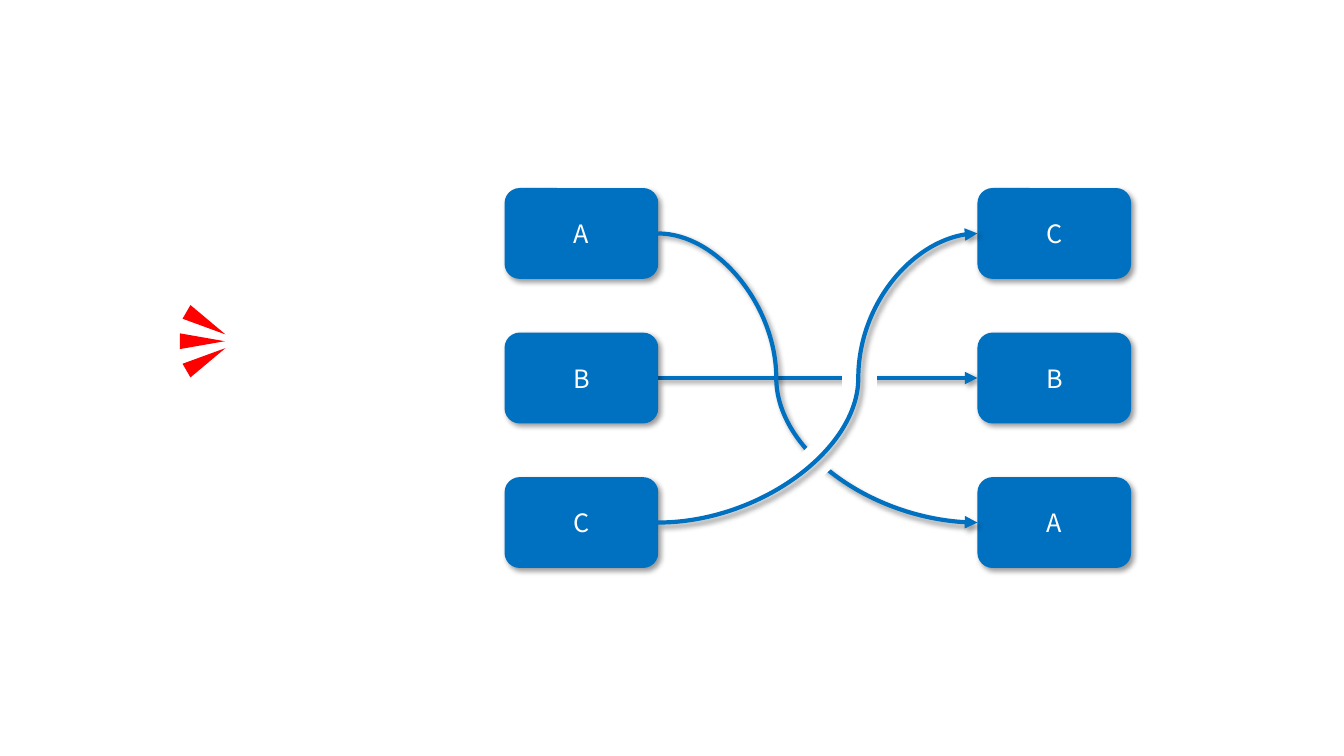
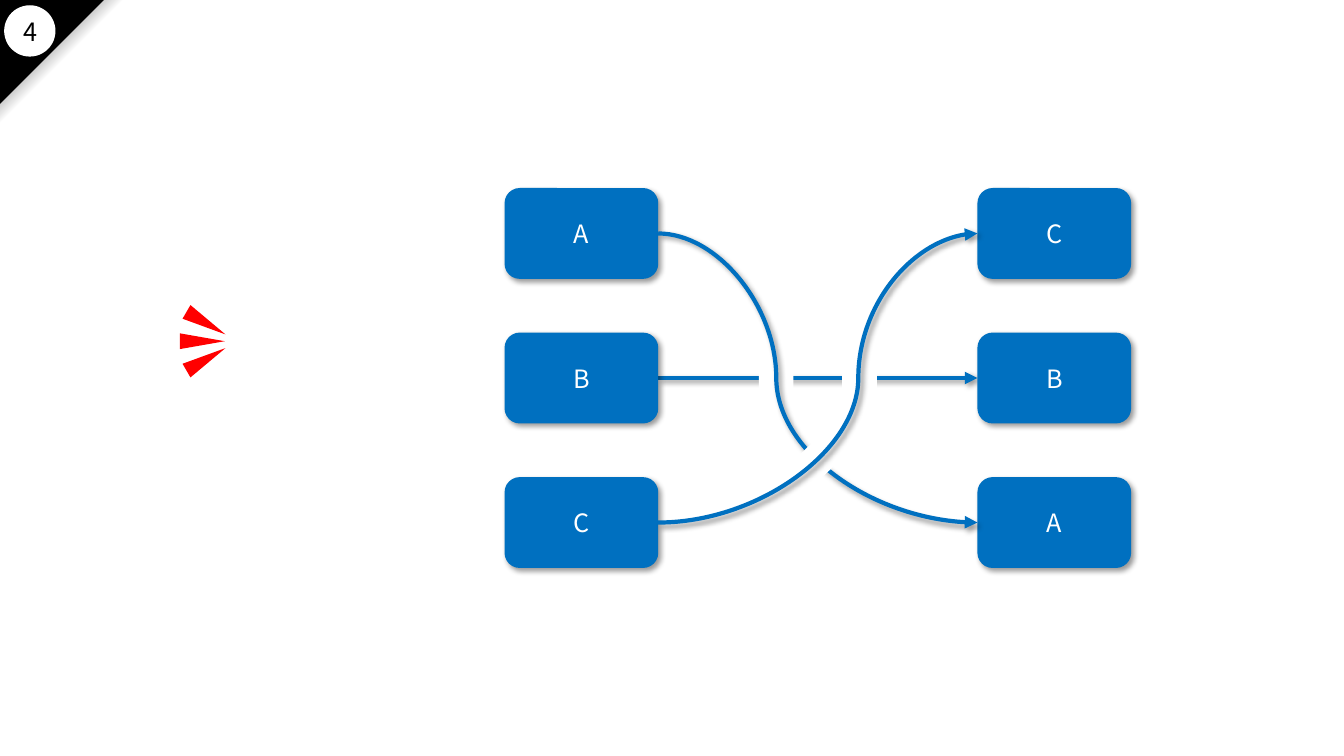
Before and after one commit to nakayama-kazuki/2021, a slide deck: slide 58 of pptx/power-punch-v2.pptx. Drawn at 1344x756 pixels with LibreOffice and Linux fonts; fonts in the diff are those of the drawing; background and template pictures are left out. Boxes give left, top, right and bottom in pixels: in the first picture for what was removed or moved away, otherwise in the second. Text is boxed around its words. In the diff, an @@ line names an element or a change of style, - is before the commit and + after.

Commit message:
fixed

```diff
--- a/pptx/power-punch-v2.pptx
+++ b/pptx/power-punch-v2.pptx
@@ right triangle added at [0, 0, 124, 124], fill gradient #FFFFFF to #808080 to #000000 @@
@@ right triangle added at [0, 0, 103, 103], fill #000000, outline #000000 1 pt @@
@@ ellipse added at [5, 6, 55, 56], fill #FFFFFF, outline #FFFFFF 1 pt @@
@@ text added at [23, 22, 37, 41], 18 pt, text #000000 @@
+4
@@ rectangle added at [759, 371, 793, 389], fill #FFFFFF @@
```
Also in this commit, not shown: 100 other slides changed, 34 slides added, 34 slides removed.
